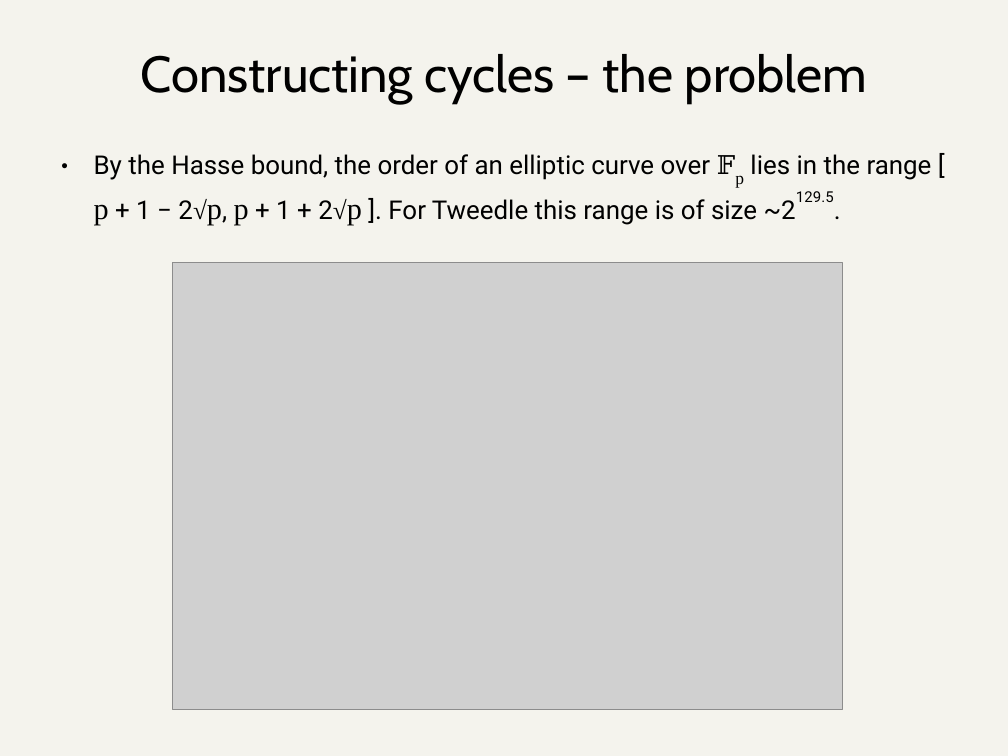
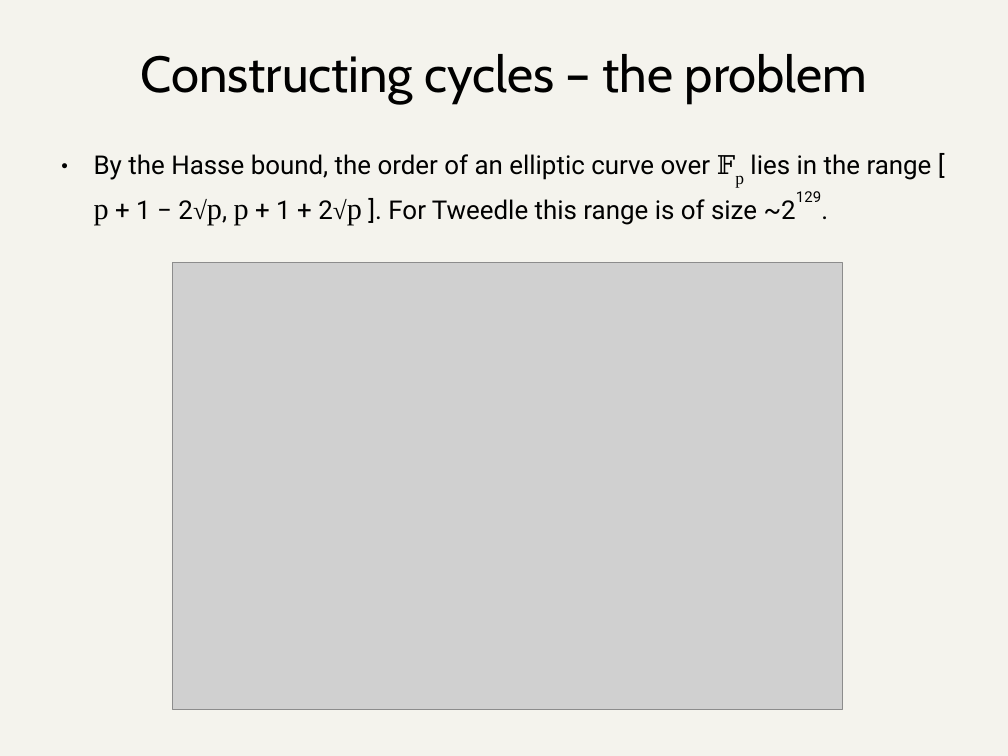
Before and after one commit to daira/halographs, a slide deck: slide 8 of halographs.odp. Drawn at 1008x756 pixels with LibreOffice and Linux fonts; fonts in the diff are those of the drawing; grey boxes stand for pictures. Boxes give left, top, right and bottom in pixels: in the first picture for what was removed or moved away, otherwise in the second. Text is boxed around its words. In the diff, an @@ line names an element or a change of style, - is before the commit and + after.

Commit message:
Minor correction to size of Hasse interval for the Tweedle curves.

```diff
--- a/halographs.odp
+++ b/halographs.odp
@@ text at [94,154,932,225]: text changed @@
-● By the Hasse bound, the order of an elliptic curve over 𝔽p lies in the range [ p + 1 − 2√p, p + 1 + 2√p ]. For Tweedle this range is of size ~2129.5.
+● By the Hasse bound, the order of an elliptic curve over 𝔽p lies in the range [ p + 1 − 2√p, p + 1 + 2√p ]. For Tweedle this range is of size ~2129.
```
Also in this commit, not shown: 1 other slide changed, 5 other files.
